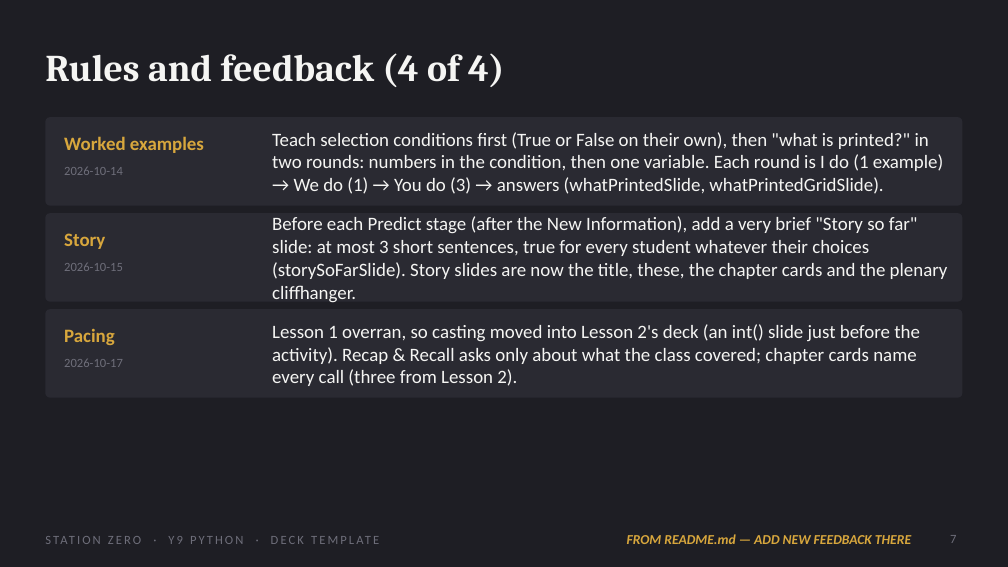
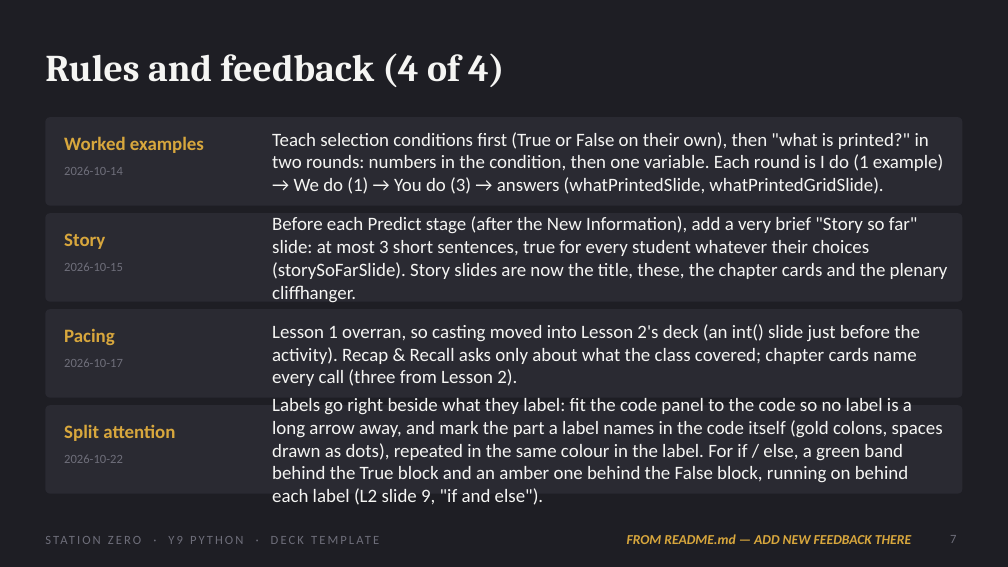
Before and after one commit to OGAComputing/interactive, a slide deck: slide 7 of _presentations/Y9_Python/Y9_Python_Deck_Template.pptx. Drawn at 1008x567 pixels with LibreOffice and Linux fonts; fonts in the diff are those of the drawing. Boxes give left, top, right and bottom in pixels: in the first picture for what was removed or moved away, otherwise in the second. Text is boxed around its words. In the diff, an @@ line names an element or a change of style, - is before the commit and + after.

```diff
--- a/_presentations/Y9_Python/Y9_Python_Deck_Template.pptx
+++ b/_presentations/Y9_Python/Y9_Python_Deck_Template.pptx
@@ rounded rectangle added at (45,405,963,494), fill #2A2A32 @@
@@ text added at (272,398,943,505), 18 pt, text #F5F5F3 @@
+Labels go right beside what they label: fit the code panel to the code so no label is a long arrow away, and mark the part a label names in the code itself (gold colons, spaces drawn as dots), repeated in the same colour in the label. For if / else, a green band behind the True block and an amber one behind the False block, running on behind each label (L2 slide 9, "if and else").
@@ text added at (64,424,175,441), 18 pt, text #D8A73D, bold @@
+Split attention
@@ text added at (64,455,123,463), 12 pt, text #6E6E7A @@
+2026-10-22
```
Also in this commit, not shown: 1 other slide changed, 18 other files.
